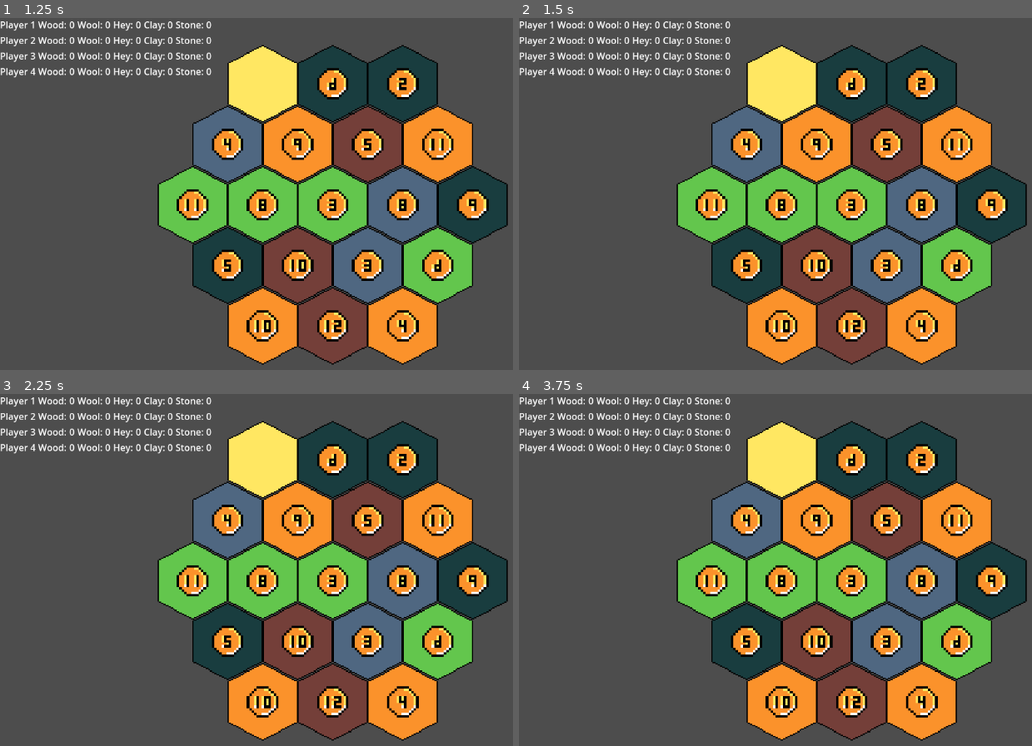
Above: before the commit, frames 1-4 (two rows, left to right).
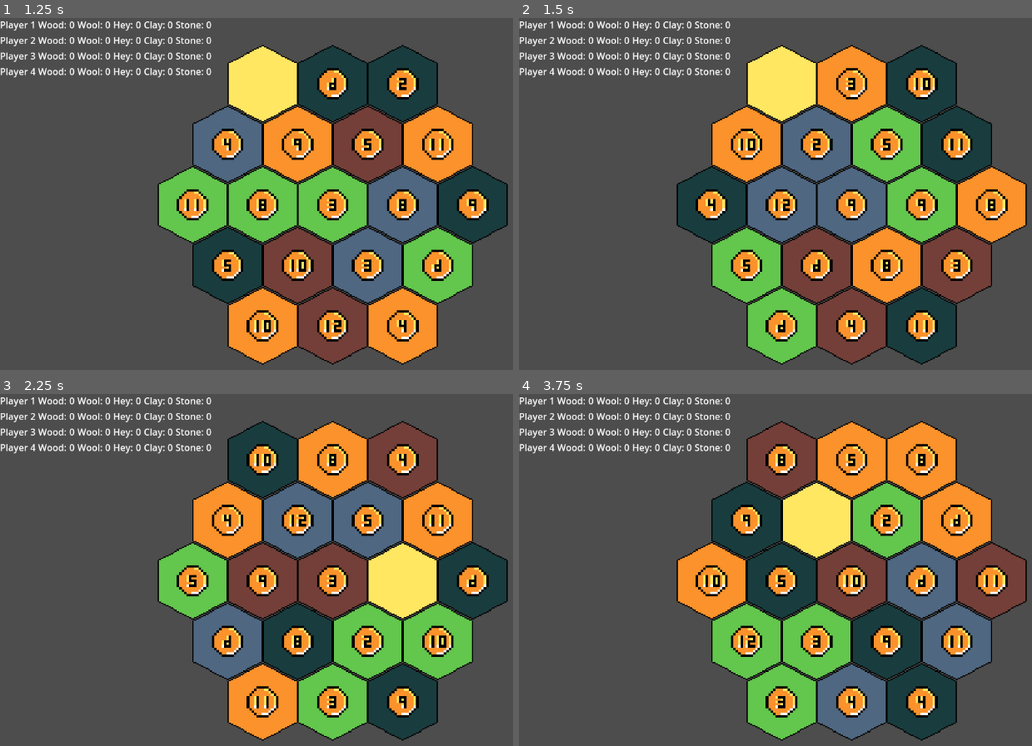
Above: after the commit, the same moments.

Repository: LeoBasov/settlers
Game: Godot game, scene res://src/game/game.tscn
The game is run twice, just before and just after one commit, with the same random seed, the same clock (stepped at 60 frames per second) and the same inputs.
Inputs (mouse positions are in pixels of both pictures, inside the frame that each line leads up to):
- Up to frame 1 (1.25 s): tap Enter at 0.5 s; move the mouse to (477, 186) at 0.52 s; click (477, 186) at 0.67 s
- Up to frame 2 (1.5 s): tap R (reset, bound only after the commit) at 1.25 s; move the mouse to (719, 222) at 1.27 s; click (719, 222) at 1.42 s
- Up to frame 3 (2.25 s): tap R (reset, bound only after the commit) at 2 s; move the mouse to (400, 499) at 2.02 s; click (400, 499) at 2.17 s
- Up to frame 4 (3.75 s): tap R (reset, bound only after the commit) at 2.75, 3.5 s; move the mouse to (816, 654) at 2.77 s; click (816, 654) at 2.92 s; move the mouse to (outside the picture) at 3.52 s; click (outside the picture) at 3.67 s

Frame 1 is identical in both runs. In frame 2, 28% of the frame differs, in the area x 31-99%, y 8-99%; in frame 3, 27%; in frame 4, 32%, in the area x 30-99%, y 8-99%.

Commit message:
Added randomization

Diff:
--- a/Settlers/project.godot
+++ b/Settlers/project.godot
@@ -15,6 +15,14 @@
 config/features=PackedStringArray("4.0", "GL Compatibility")
 config/icon="res://icon.svg"
 
+[input]
+
+reset={
+"deadzone": 0.5,
+"events": [Object(InputEventKey,"resource_local_to_scene":false,"resource_name":"","device":-1,"window_id":0,"alt_pressed":false,"shift_pressed":false,"ctrl_pressed":false,"meta_pressed":false,"pressed":false,"keycode":0,"physical_keycode":82,"key_label":0,"unicode":114,"echo":false,"script":null)
+]
+}
+
 [rendering]
 
 textures/canvas_textures/default_texture_filter=0
--- a/Settlers/src/game/game.gd
+++ b/Settlers/src/game/game.gd
@@ -3,3 +3,12 @@
 func _ready() -> void:
 	$Board.position = get_viewport().get_visible_rect().size * 0.5
 	$GameCamera2D.position = get_viewport().get_visible_rect().size * 0.5
+
+func _physics_process(delta: float) -> void:
+	if Input.is_action_just_pressed("reset"):
+		reset()
+
+func reset() -> void:
+	$GameState.reset()
+	$UI.reset()
+	$Board.randomize_board()
